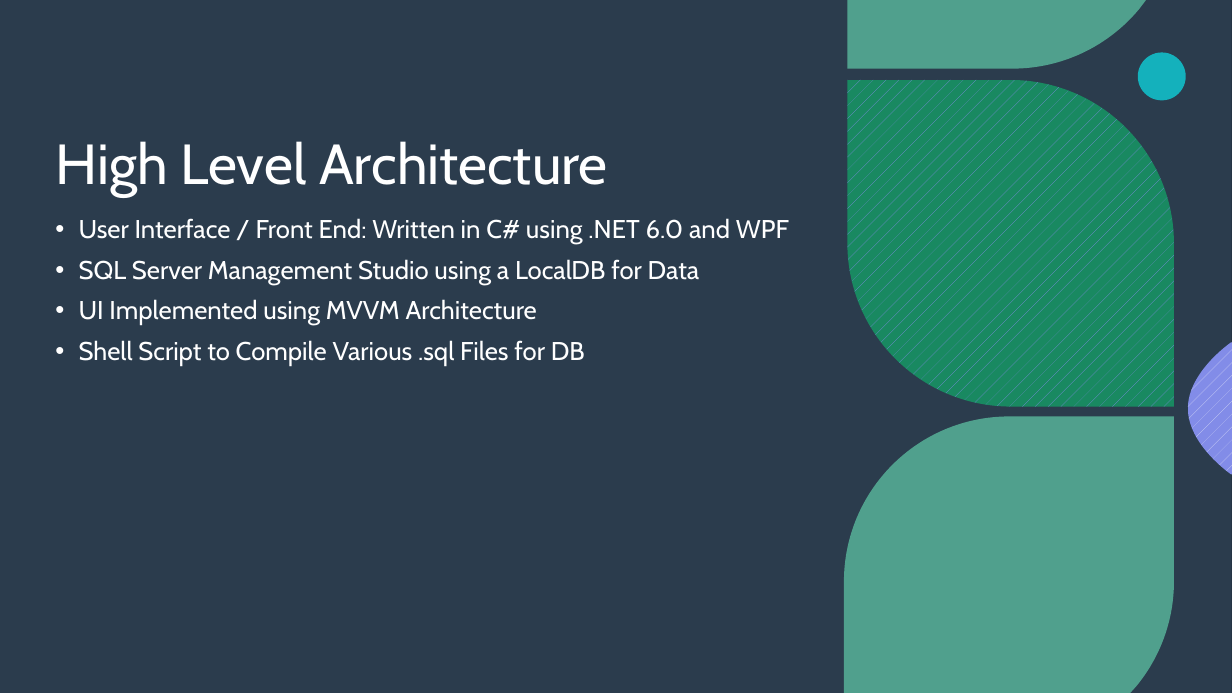
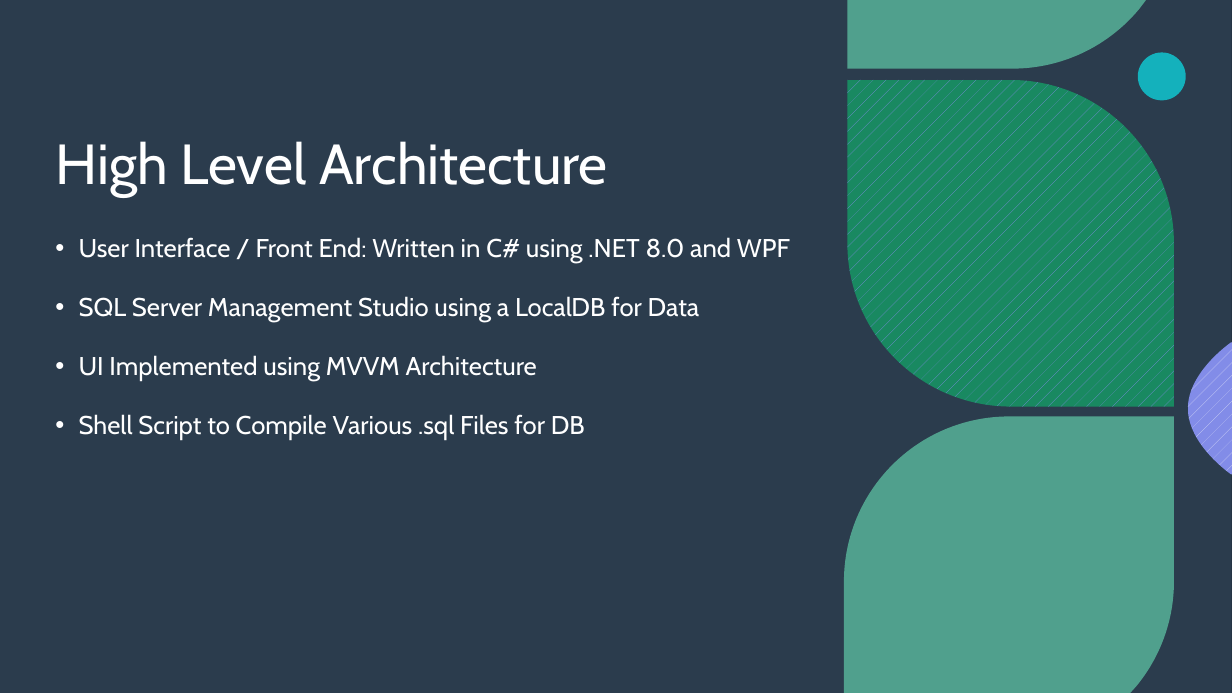
Before and after one commit to colemane5/MovieTicketing, a slide deck: slide 5 of CIS560PresFinal.pptx (slide 4 before the commit). Drawn at 1232x693 pixels with LibreOffice and Linux fonts; fonts in the diff are those of the drawing; background and template pictures are left out. Boxes give left, top, right and bottom in pixels: in the first picture for what was removed or moved away, otherwise in the second. Text is boxed around its words. In the diff, an @@ line names an element or a change of style, - is before the commit and + after.

```diff
--- a/CIS560PresFinal.pptx
+++ b/CIS560PresFinal.pptx
@@ text at <box>79,237,790,263</box>: text changed @@
-• User Interface / Front End: Written in C# using .NET 6.0 and WPF
+• User Interface / Front End: Written in C# using .NET 8.0 and WPF
@@ text at <box>79,296,700,440</box>: line spacing 0.9 to 1.5 @@
```
Also in this commit, not shown: 2 other slides changed, 1 slide added.
